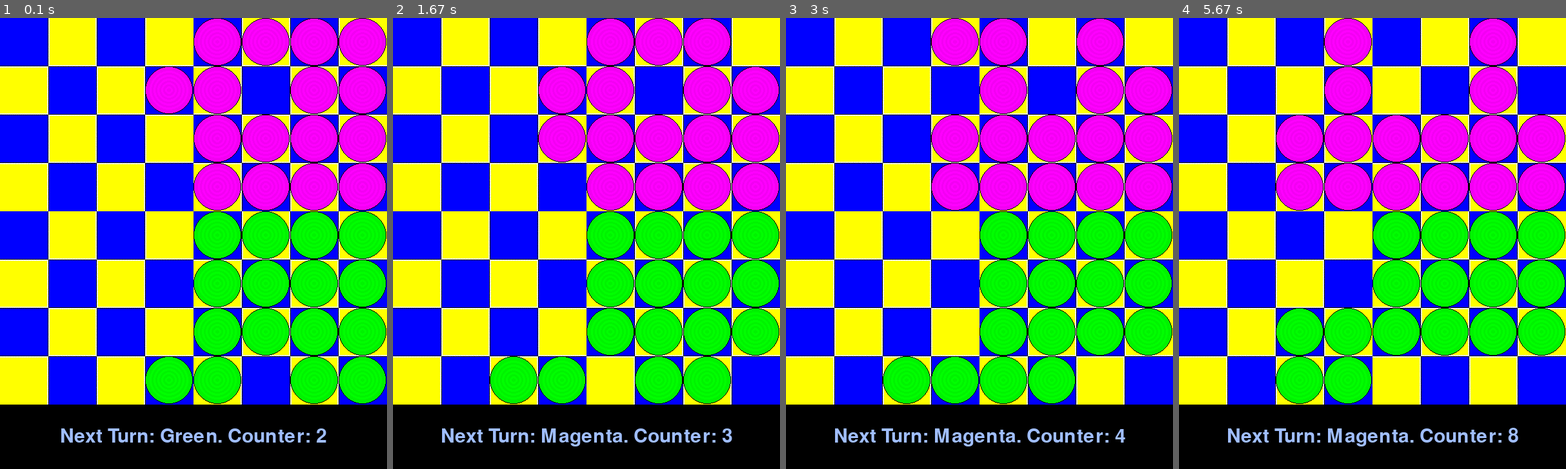
Above: before the commit, frames 1-4 (left to right).
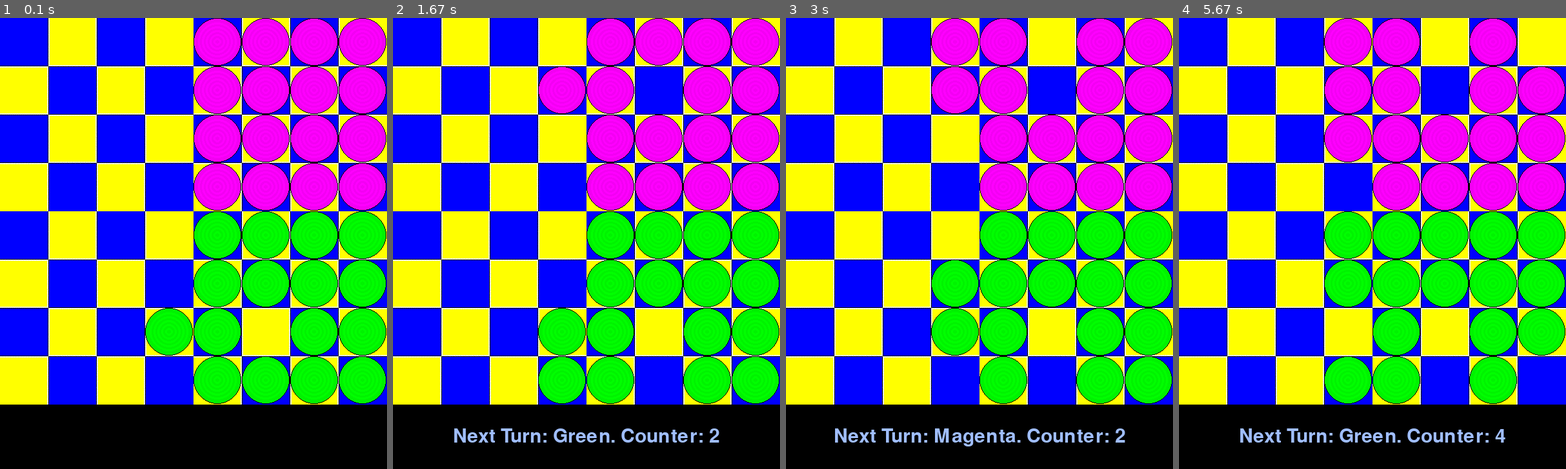
Above: after the commit, the same moments.

Repository: Patlatus/Pygame-Overcrowded-Trolleybus
Game: pygame game, started from main.py
Same seed, same stepped clock (60 frames per second), same inputs: the game is played once before the commit and once after it.
Inputs (mouse positions are in pixels of both pictures, inside the frame that each line leads up to):
- Up to frame 1 (0.1 s): no input
- Up to frame 2 (1.67 s): tap Esc at 0.33 s; click (586, 148) at 0.85 s, where only the run after the commit has a clickable "RESUME GAME"
- Up to frame 3 (3 s): no input
- Up to frame 4 (5.67 s): no input

The runs differ from the first frame. In frame 1, 7.0% of the frame differs, in the area x 15-85%, y 10-95%; in frame 2, 9.4%; in frame 3, 12%; in frame 4, 15%, in the area x 12-100%, y 0-95%.

Commit message:
Add AI Implementation for Green

Diff:
--- a/ai.py
+++ b/ai.py
@@ -559,13 +559,82 @@
 
         pass
 
-    def turn_green(self):
+    def turn_green(self, turn):
         self.magenta = False
+        self.turn = turn
+        best_is_hop = False
+        best_move = None
+        start = None
+        best_score = None
+
+        self.last_line = self.last_magenta_line() if self.magenta else self.last_green_line()
+        self.last_mode = self.last_line != -1 and self.last_line != 8
+        self.empty_middle = (4 + self.last_line - 1) >> 1 if self.magenta else (3 + self.last_line + 1) >> 1
+
+        helpers = self.helpers(False)
+        opponent_helpers = self.helpers(True)
+        print('SELF ADD')
+        self.print_h(helpers['add'])
+        print('SELF REM')
+        self.print_h(helpers['rem'])
+        print('OPP ADD')
+        self.print_h(opponent_helpers['add'])
+        print('OPP REM')
+        self.print_h(opponent_helpers['rem'])
+
+        hops = helpers['hops']
+        for hop in hops:
+            s, results = hop
+            for result in results:
+                p, b = result
+                ss, p = p
+                if len(p) > 0:
+                    f = self.end(s, p)
+                    w = self.worth_moving(s, f, False)
+                    e, we, op, t, ads, rs, oas, ors = self.evaluate(s, p, helpers, opponent_helpers)
+                    print(
+                        'S: ', s, ' P: ', p, ' f: ', f, ' w: ', w, ' e: ', e, ' we ', we, ' op ', op, ' t ', t,
+                        ' as ', ads, ' rs ', rs, ' oas ', oas, ' ors ', ors
+                    )
+                    if best_score is None or e > best_score:
+                        start = s
+                        best_is_hop = True
+                        best_move = p
+                        best_score = e
+
+        # for x in range(4, 8):
+        #     for y in range(4):
         for x in range(8):
             for y in range(8):
-                piece = self.board.location((x, y)).occupant
-                if piece != None and piece.color == GREEN:
-                    pass
-
-        ##print('turn green ai')
-        pass
+                pos = (x, y)
+                piece = self.board.location(pos).occupant
+                #if piece != None and piece.color == GREEN:
+                if piece is not None and ((piece.color == MAGENTA) == self.magenta):
+                    moves = self.legal_steps(pos)
+                    for move in moves:
+                        f = self.rel(pos, move)
+                        score, we, t, ads, rs, oas, ors = self.evaluateStep(pos, move, helpers, opponent_helpers)
+                        print(
+                            'STEP S: ', pos, ' move: ', move, ' f: ', f, ' e: ', score, ' we ', we, ' t ', t,
+                            ' as ', ads, ' rs ', rs, ' oas ', oas, ' ors ', ors
+                        )
+                        if best_score is None or score > best_score:
+                            start = pos
+                            best_is_hop = False
+                            best_move = move
+                            best_score = score
+
+        if best_score is not None:
+            self.show_moves(start, best_is_hop, best_move)
+        # else:
+        #     for x in range(8):
+        #         for y in range(8):
+        #             score, is_hop, moves = self.find_best_move_for_piece((x, y), helpers, opponent_helpers)
+        #             if score is not None and score > 0 and (best_score is None or score > best_score):
+        #                 start = (x, y)
+        #                 best_is_hop = is_hop
+        #                 best_move = moves
+        #                 best_score = score
+        #                 #print("Overall Best score: ", score, " result: ", start, moves)
+        #     if best_score > 0:
+        #         self.show_moves(start, best_is_hop, best_move)
--- a/main.py
+++ b/main.py
@@ -102,15 +102,13 @@
 			if event.type == QUIT:
 				self.terminate_game()
 
-			if not self.is_human_turn() and not self.end:
-				if self.delay_ai:
-					pygame.time.delay(1000)
-				self.perform_ai_turn()
-				if self.delay_ai:
-					pygame.time.delay(1000)
+
 
 			if not self.show_menu and event.type == self.TICK:
 				self.graphics.tick()
+
+				if not self.is_human_turn() and not self.end:
+					self.perform_ai_turn()
 
 			if event.type == pygame.KEYDOWN:
 				if event.key == pygame.K_ESCAPE:
@@ -307,6 +305,7 @@
 		if self.turn == MAGENTA and self.ai_magenta:
 			print("running AI Magenta turn")
 			self.ai.turn_magenta(self.magenta)
+			#self.impoldai.turn_magenta(self.magenta)
 			if self.post_check_for_endgame():
 				self.end = True
 				self.graphics.draw_message("GREEN WINS!")
@@ -319,13 +318,13 @@
 				self.end = True
 				self.graphics.draw_message("MAGENTA WINS!")
 				return
-		print("self.turn", self.turn, ' ai g ', self.ai_green)
-		if self.turn == GREEN and self.ai_green:
+			print("self.turn", self.turn, ' ai g ', self.ai_green)
+		elif self.turn == GREEN and self.ai_green:
 			#print("running AI Green turn")
 			#self.oldai.turn_green()
-			self.impoldai.turn_green(self.green)
-
-			#self.ai.turn_green()
+			#self.impoldai.turn_green(self.green)
+			self.ai.turn_green(self.green)
+
 			if self.post_check_for_endgame():
 				self.end = True
 				self.graphics.draw_message("MAGENTA WINS!")
